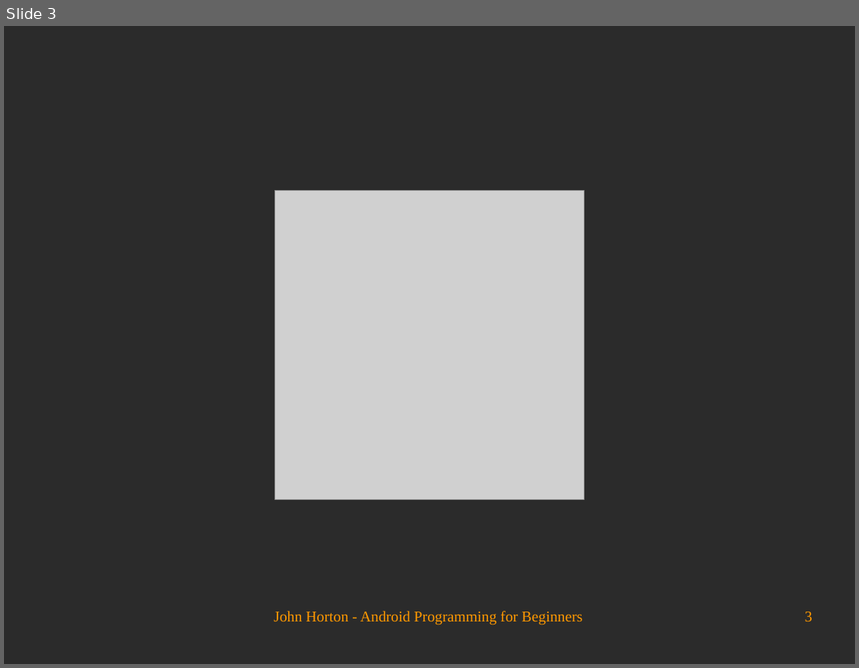
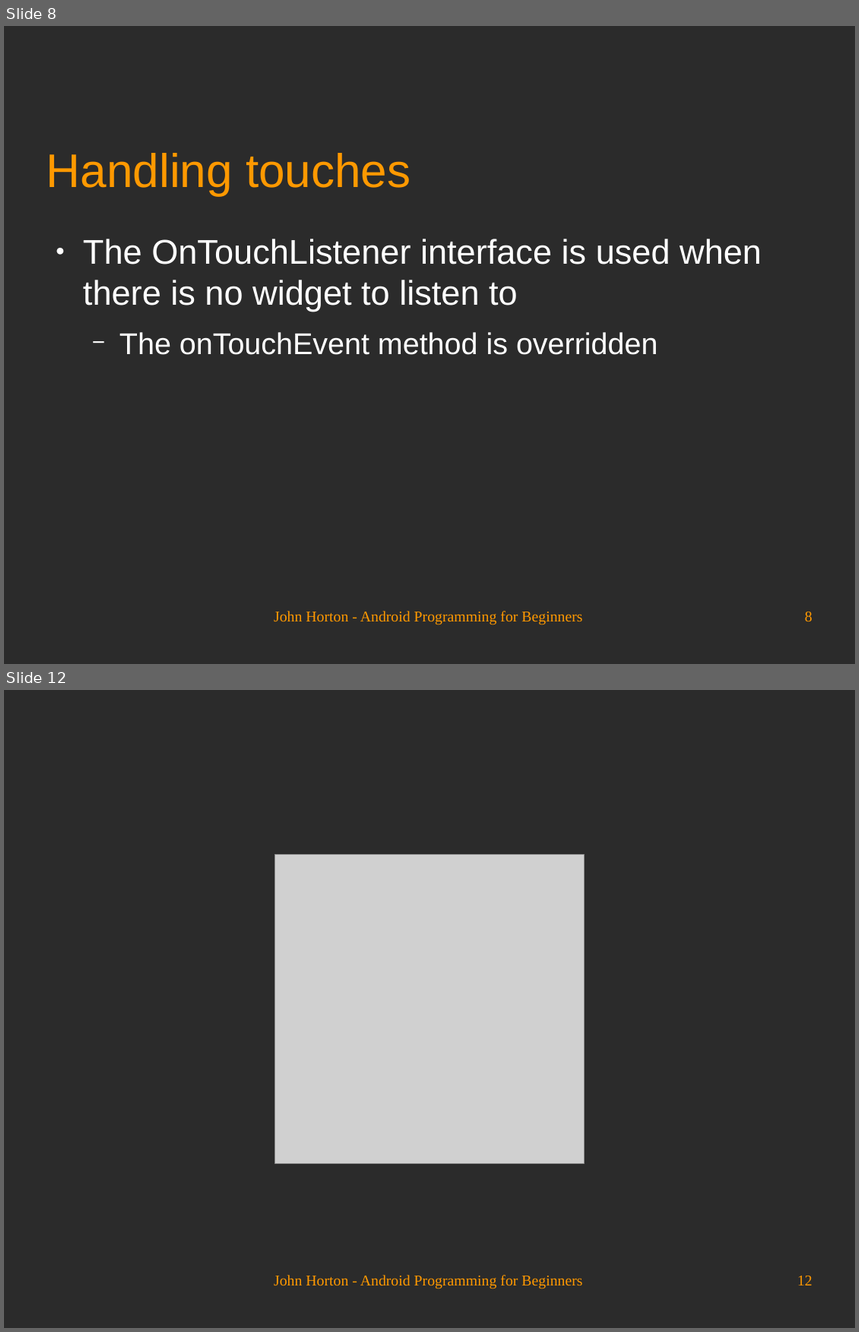
Before and after one commit to Academy-Soft-Intellect/Android-Programming-for-Beginners, a slide deck: 28_Threads_Touches_Drawing_and_a_Simple_Game.odp. Shown one above the other, each under a label of ours: slide 3 before the commit, slides 8 and 12 after it; the slides between them are not shown. The pictures are 859x668 and 859x1332 pixels, drawn with LibreOffice and Linux fonts; fonts in the diff are those of the drawing; grey boxes stand for pictures; background and template pictures are left out; a plain dark background stands for a picture behind light text. Boxes give left, top, right and bottom in pixels: in the first picture for what was removed or moved away, otherwise in the second. Text is boxed around its words. In the diff, an @@ line names an element or a change of style, - is before the commit and + after.

```diff
--- a/28_Threads_Touches_Drawing_and_a_Simple_Game.odp
+++ b/28_Threads_Touches_Drawing_and_a_Simple_Game.odp
@@ slide 8 added at [4, 26, 855, 664], background picture (left out) @@
@@ title added at [47, 153, 411, 195], 44 pt, text #FF9900 @@
+Handling touches
@@ text added at [83, 239, 762, 355], 32 pt, text #FFFFFF @@
+● The OnTouchListener interface is used when there is no widget to listen to
+  − The onTouchEvent method is overridden
@@ text added at [274, 611, 582, 626], 14 pt, text #FF9900 @@
+John Horton - Android Programming for Beginners
@@ page number added at [805, 612, 813, 622], 14 pt, text #FF9900 @@
+8
@@ what was slide 3 is now slide 12 @@
@@ page number at [797, 1276, 813, 1286]: text changed @@
-3
+12
```
Also in this commit, not shown: 2 slides changed, 8 other slides added.
